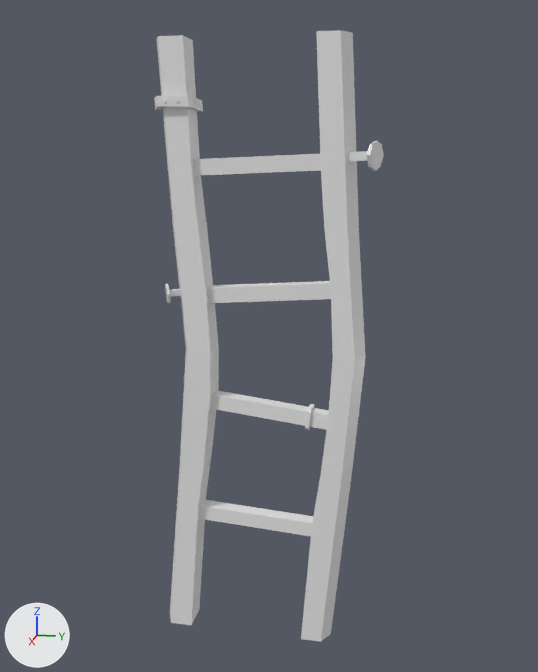
Renders of the FBX model Assets/Models/Terrain/ladder.fbx from each side of a commit.
Rendered twice from a 50 mm camera at (4.65, 0.96, 3.32) aimed at (-0.01, 0.03, 2.16). Arrows for +X, +Y and +Z are at lower left; the lights stay in place.
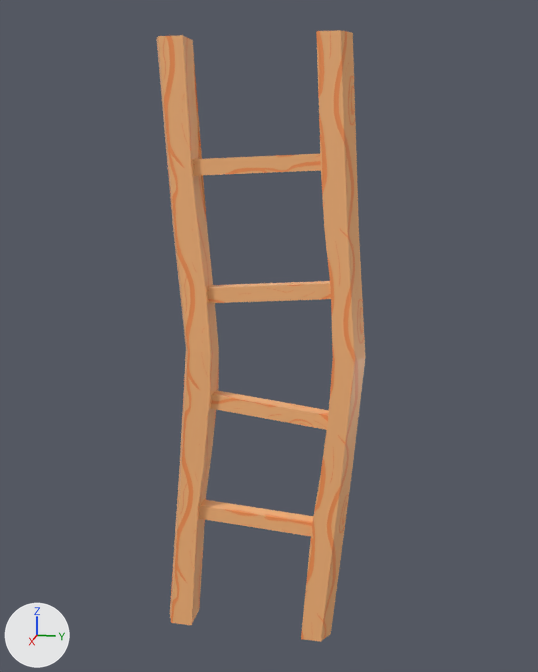
What the commit changed:
Picture 'wood_texture.png' (img_wood_texture_png) is new.
In material 'Material' (mat_material), base_color is no longer (0.8, 0.8, 0.8), white #e7e7e7.
In material 'Material' (mat_material), texture is now set to img_wood_texture_png.
me_cube is used by ob_cube; location (0.0, 0.0, 0.0).
me_cube had 334 vertices, 286 faces and spanned x -0.14..0.22, y -0.72..0.74, z 0.0..4.0.
me_cube now has 116 vertices, 84 faces and spans x -0.12..0.11, y -0.72..0.66, z 0.0..4.0.
Part 1, on me_cube:
28 vertices are removed from x 0.03..0.22, y 0.53..0.74, z 3.21..3.39.
33 faces are deleted.
1 new face joins them.
Part 2, on me_cube:
190 vertices are removed from x -0.14..0.14, y -0.7..0.33, z 1.55..3.66.
180 faces are deleted.
10 new faces join them.
me_cube part 3: 73 kept faces spanning x -0.12..0.11, y -0.72..0.66, z 0.0..4.0 get new texture (UV) coordinates.

Where the change shows, as pixel boxes [x1, y1, x2, y2] in the pictures (538 x 672 px):
'Cube', surface changed, reshaped (grey to orange, 9% narrower)
    before: [154, 30, 384, 642]
    after: [157, 30, 366, 642]
part 1 of me_cube, cut back
    before: [341, 31, 384, 233]
    after: [341, 31, 359, 233]
part 2 of me_cube, cut back
    before: [154, 35, 329, 430]
    after: [157, 35, 329, 430]
part 3 of me_cube, surface changed (grey to orange)
    both: [170, 30, 366, 642]
